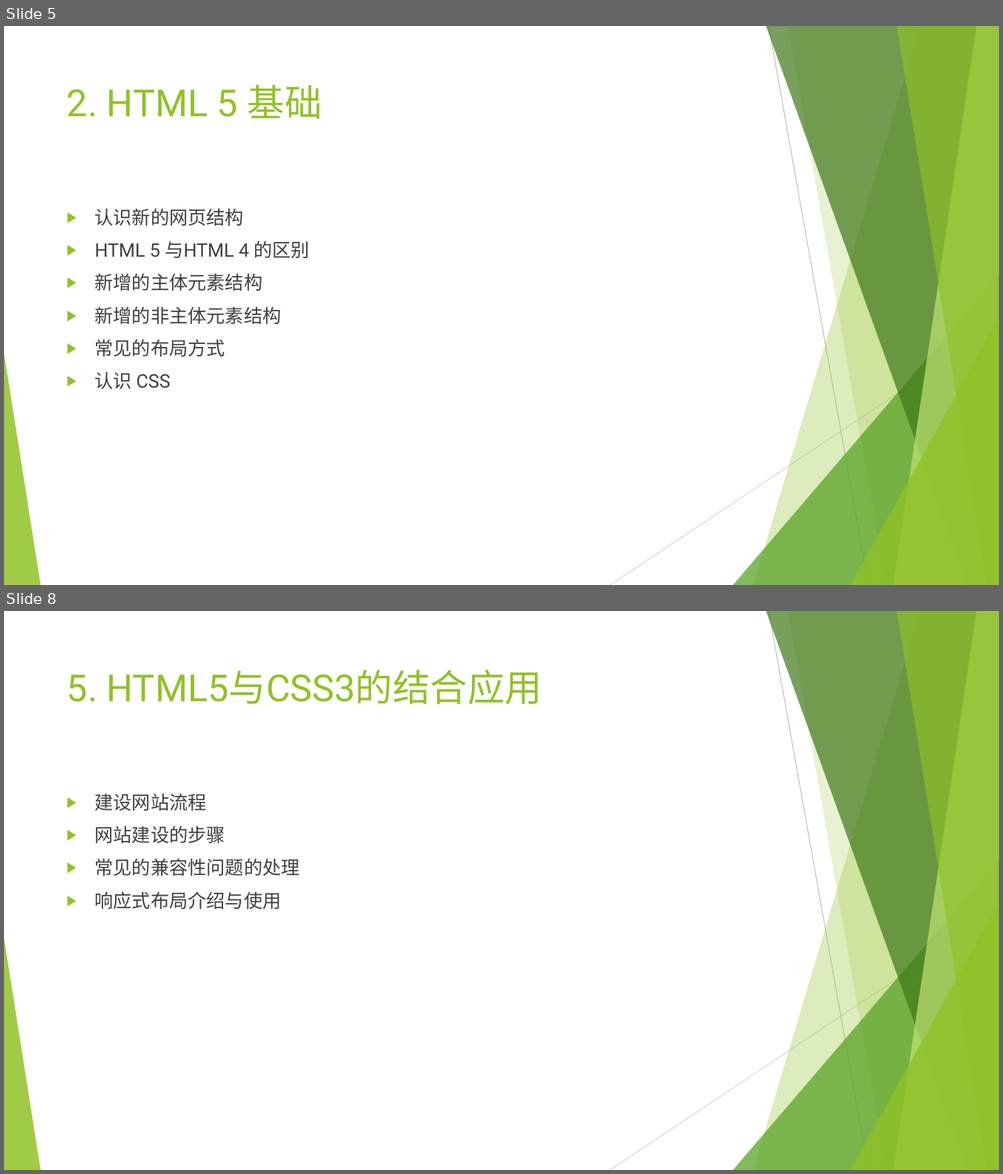
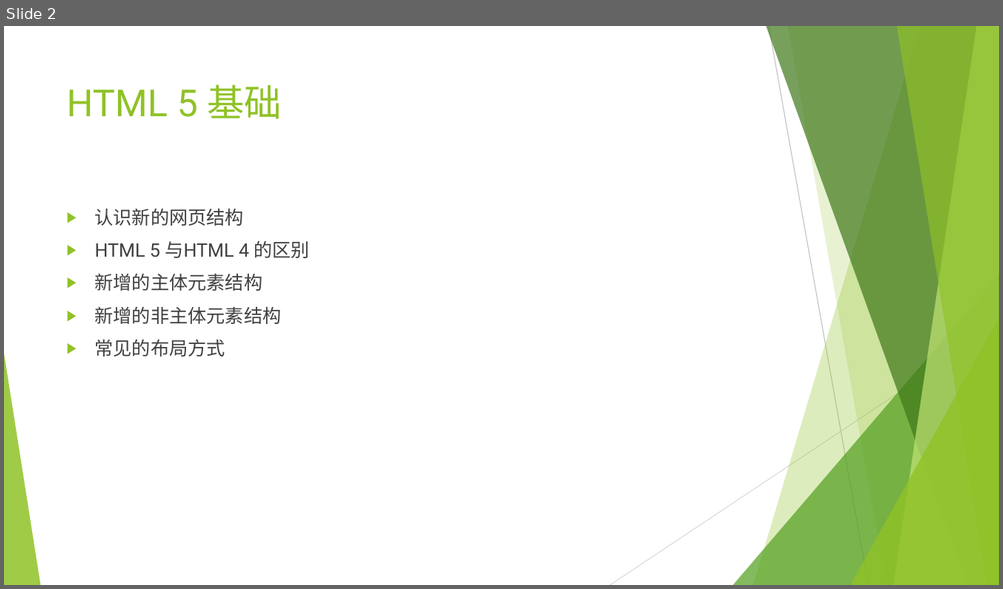
Before and after one commit to Guoye/Neusoft, a slide deck: lesson_HTML5/2.HTML5基础/2.HTML5基础.pptx. Shown one above the other, each under a label of ours: slides 5 and 8 before the commit, slide 2 after it; the slides between them are not shown. The pictures are 1003x1174 and 1003x589 pixels, drawn with LibreOffice and Linux fonts; fonts in the diff are those of the drawing. Boxes give left, top, right and bottom in pixels: in the first picture for what was removed or moved away, otherwise in the second. Text is boxed around its words. In the diff, an @@ line names an element or a change of style, - is before the commit and + after.

```diff
--- a/lesson_HTML5/2.HTML5基础/2.HTML5基础.pptx
+++ b/lesson_HTML5/2.HTML5基础/2.HTML5基础.pptx
@@ slide 8 removed at [4, 611, 999, 1170], background #FFFFFF; not listed: 10 template elements that a slide beside it also shows @@
@@ title removed at [67, 669, 542, 704] @@
-5. HTML5与CSS3的结合应用
@@ text removed at [95, 794, 300, 909] @@
-▶ 建设网站流程
-▶ 网站建设的步骤
-▶ 常见的兼容性问题的处理
-▶ 响应式布局介绍与使用
@@ what was slide 5 is now slide 2 @@
@@ slide 2 changed as well @@
@@ title at [67, 84, 282, 119]: text changed @@
-2. HTML 5 基础
+HTML 5 基础
@@ text at [95, 372, 170, 389]: paragraph removed @@
-▶ 认识 CSS
```
Also in this commit, not shown: 2 slides added, 6 other slides removed, 3 other files.
